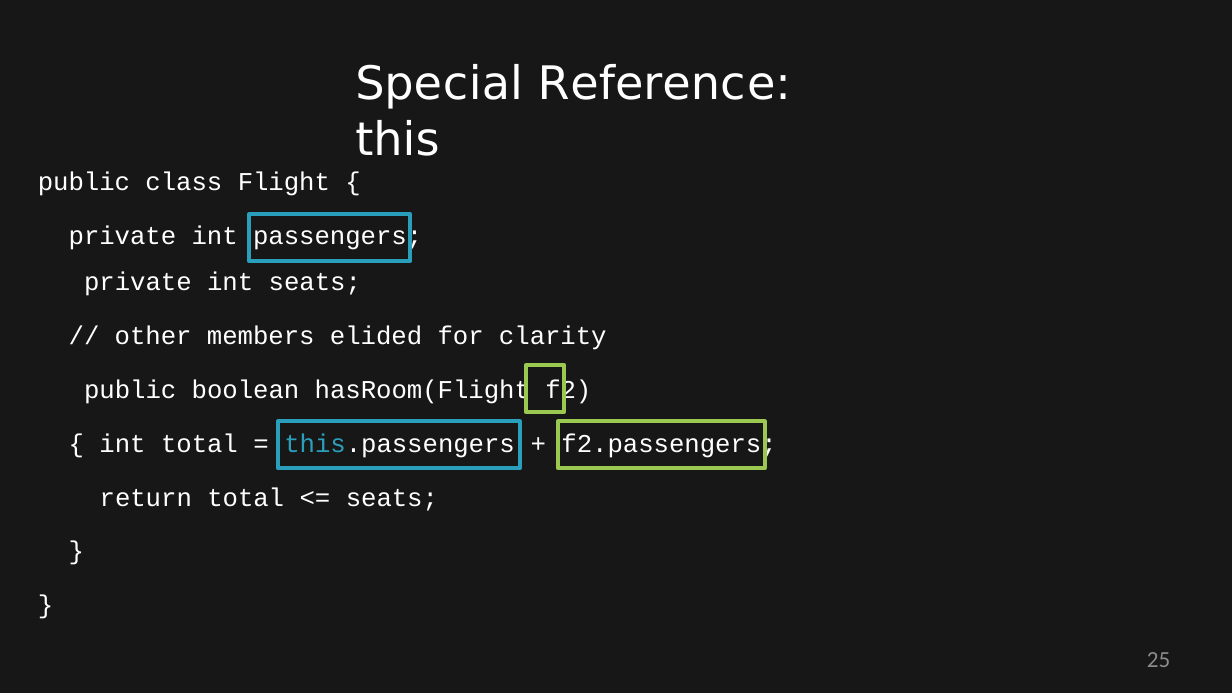
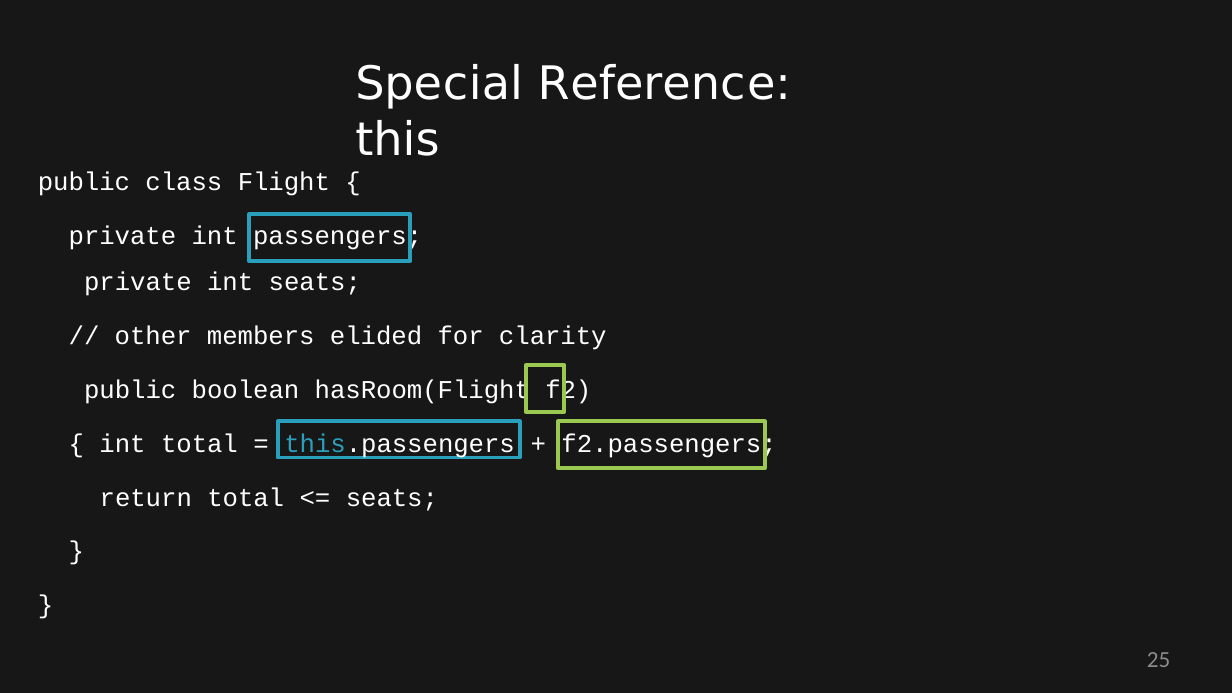
Before and after one commit to StevenJoseph19/Java-Apps, a slide deck: slide 25 of 2. Core Java/Day 4/Slides/8. Understanding Java Classes and Objects/understanding-java-classes-and-objects-slides.pptx. Drawn at 1232x693 pixels with LibreOffice and Linux fonts; fonts in the diff are those of the drawing. Boxes give left, top, right and bottom in pixels: in the first picture for what was removed or moved away, otherwise in the second. Text is boxed around its words. In the diff, an @@ line names an element or a change of style, - is before the commit and + after.

```diff
--- a/2. Core Java/Day 4/Slides/8. Understanding Java Classes and Objects/understanding-java-classes-and-objects-slides.pptx
+++ b/2. Core Java/Day 4/Slides/8. Understanding Java Classes and Objects/understanding-java-classes-and-objects-slides.pptx
@@ rectangle "this.passengers" resized from (x1=278, y1=421, x2=520, y2=469) to (x1=278, y1=421, x2=520, y2=457) @@
```
Also in this commit, not shown: 1 other slide changed, 19 other files.
